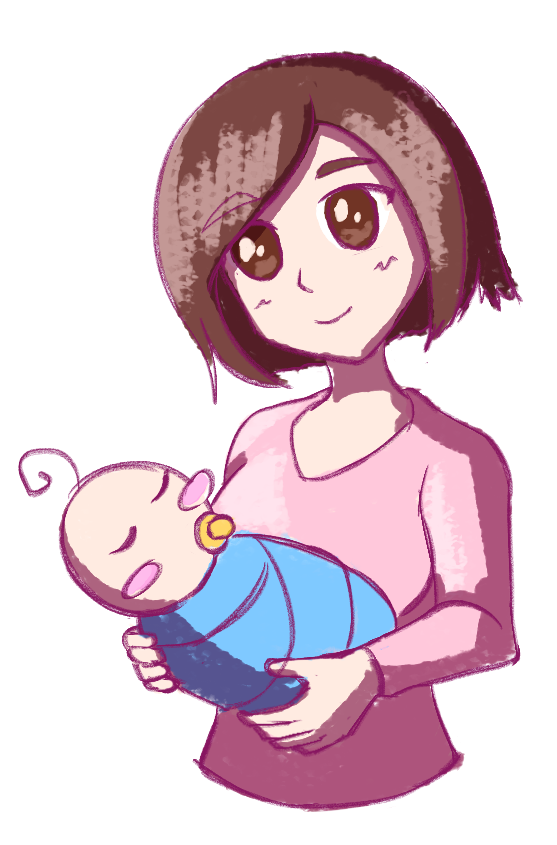
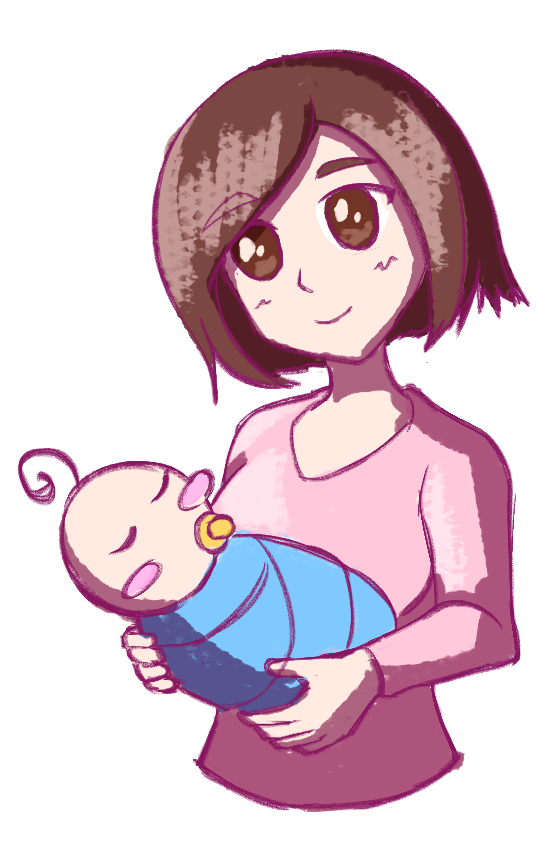
Layered file, before and after one edit (w=557, h=845). Changes by layer:
showed "2" over left=18, top=49, right=531, bottom=814
showed "1" over left=17, top=50, right=530, bottom=814
